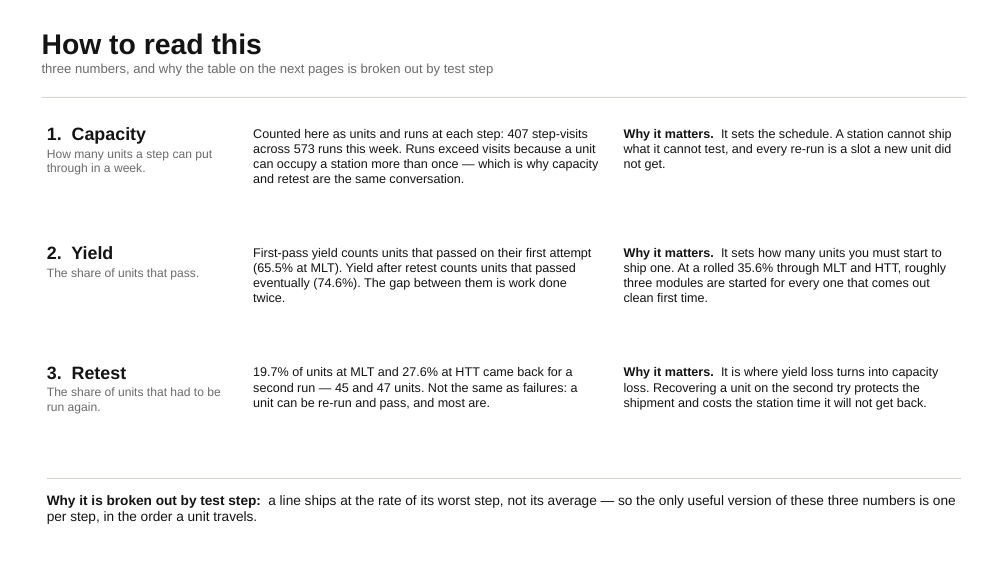
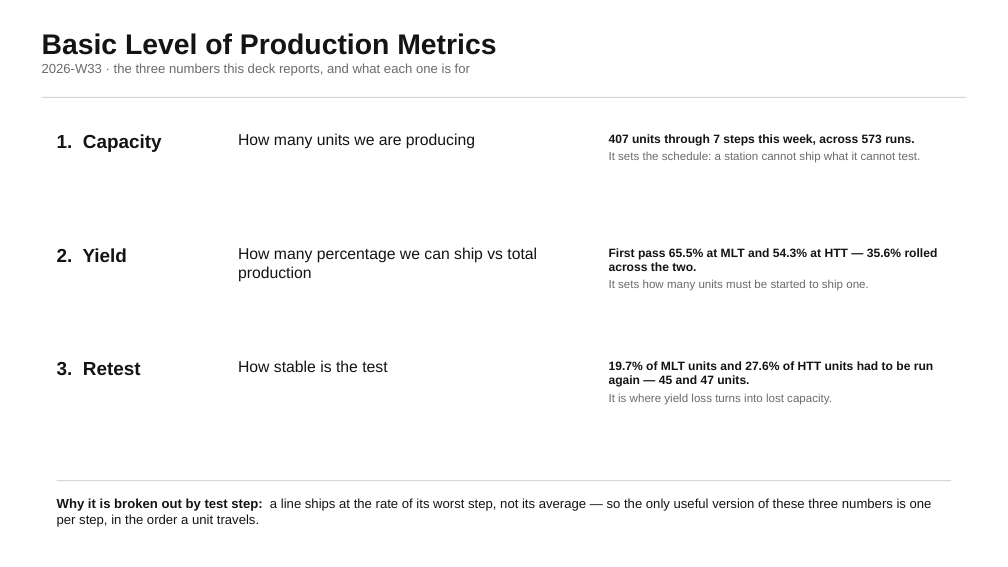
Before and after one commit to Quan-Etched/32x_MP_Auto_DailyReport, a slide deck: slide 1 of weekly/2026-W33/weekly-2026-W33.pptx. Drawn at 1008x567 pixels with LibreOffice and Linux fonts; fonts in the diff are those of the drawing. Boxes give left, top, right and bottom in pixels: in the first picture for what was removed or moved away, otherwise in the second. Text is boxed around its words. In the diff, an @@ line names an element or a change of style, - is before the commit and + after.

```diff
--- a/weekly/2026-W33/weekly-2026-W33.pptx
+++ b/weekly/2026-W33/weekly-2026-W33.pptx
@@ text at bbox=[42, 33, 496, 76]: text changed @@
-How to read this
-three numbers, and why the table on the next pages is broken out by test step
+Basic Level of Production Metrics
+2026-W33 · the three numbers this deck reports, and what each one is for
@@ text at bbox=[47, 149, 212, 175]: paragraph removed @@
-How many units a step can put through in a week.
@@ text "1. Capacity": place and size @@
-text "1. Capacity" at bbox=[47, 127, 212, 175]
+text "1. Capacity" at bbox=[57, 134, 162, 152]
@@ text at bbox=[238, 133, 475, 149]: text changed; size 12 to 15 pt @@
-Counted here as units and runs at each step: 407 step-visits across 573 runs this week. Runs exceed visits because a unit can occupy a station more than once — which is why capacity and retest are the same conversation.
+How many units we are producing
@@ text at bbox=[609, 134, 920, 163]: text changed; size 12 to 11 pt; text colour #141414 to #6B6B6B @@
-Why it matters. It sets the schedule. A station cannot ship what it cannot test, and every re-run is a slot a new unit did not get.
+407 units through 7 steps this week, across 573 runs.
+It sets the schedule: a station cannot ship what it cannot test.
@@ text at bbox=[47, 268, 199, 280]: paragraph removed @@
-The share of units that pass.
@@ text "2. Yield": place and size @@
-text "2. Yield" at bbox=[47, 246, 199, 280]
+text "2. Yield" at bbox=[57, 248, 127, 262]
@@ text at bbox=[238, 247, 537, 282]: text changed; size 12 to 15 pt @@
-First-pass yield counts units that passed on their first attempt (65.5% at MLT). Yield after retest counts units that passed eventually (74.6%). The gap between them is work done twice.
+How many percentage we can ship vs total production
@@ text at bbox=[609, 248, 938, 291]: text changed; size 12 to 11.5 pt; bold on @@
-Why it matters. It sets how many units you must start to ship one. At a rolled 35.6% through MLT and HTT, roughly three modules are started for every one that comes out clean first time.
+First pass 65.5% at MLT and 54.3% at HTT — 35.6% rolled across the two.
+It sets how many units must be started to ship one.
@@ size 17 to 18 pt; less space between paragraphs in 3 elements at bbox=[57, 248, 127, 262], bbox=[57, 134, 162, 152], bbox=[57, 362, 141, 376] @@
@@ text "3. Retest": place and size @@
-text "3. Retest" at bbox=[47, 366, 220, 414]
+text "3. Retest" at bbox=[57, 362, 141, 376]
@@ text at bbox=[47, 387, 220, 414]: paragraph removed @@
-The share of units that had to be run again.
@@ text at bbox=[238, 360, 387, 372]: text changed; size 12 to 15 pt @@
-19.7% of units at MLT and 27.6% at HTT came back for a second run — 45 and 47 units. Not the same as failures: a unit can be re-run and pass, and most are.
+How stable is the test
@@ text at bbox=[609, 360, 933, 405]: text changed; size 12 to 11.5 pt; bold on @@
-Why it matters. It is where yield loss turns into capacity loss. Recovering a unit on the second try protects the shipment and costs the station time it will not get back.
+19.7% of MLT units and 27.6% of HTT units had to be run again — 45 and 47 units.
+It is where yield loss turns into lost capacity.
@@ text "Why it is broken out ...": place and size @@
-text "Why it is broken out ..." at bbox=[47, 495, 956, 524]
+text "Why it is broken out ..." at bbox=[57, 498, 932, 527]
@@ text "Why it is broken out ..." at bbox=[57, 498, 932, 527]: size 13 to 12.5 pt @@
@@ rectangle: place and size @@
-rectangle at bbox=[47, 478, 961, 479]
+rectangle at bbox=[57, 480, 951, 481]
```
Also in this commit, not shown: 1 other slide changed, 4 other files.
